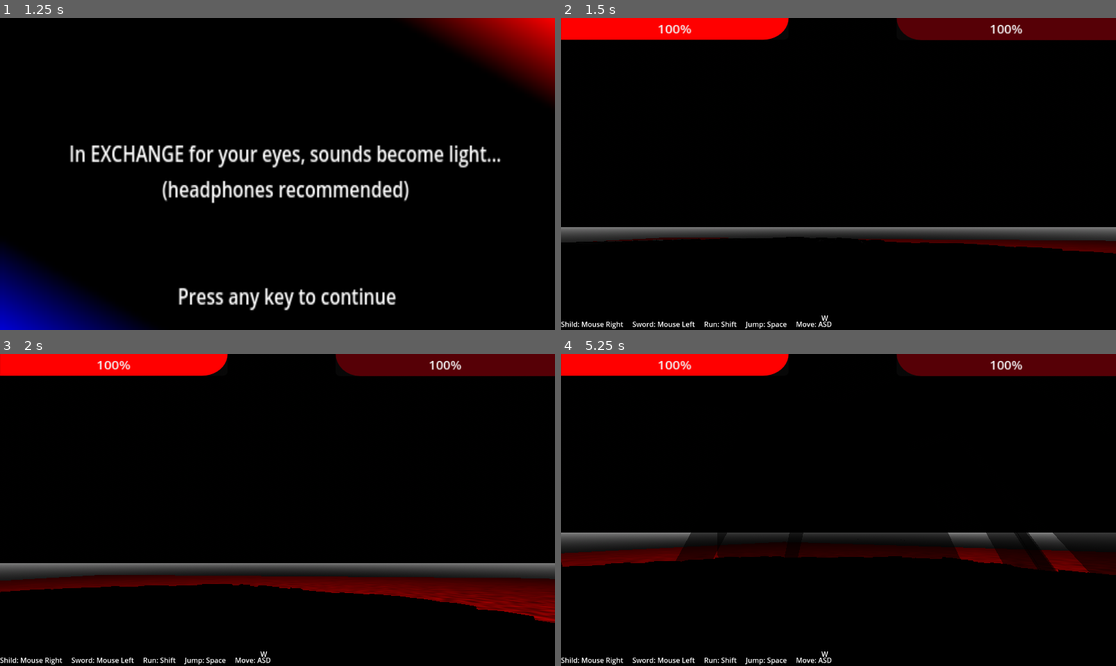
Above: before the commit, frames 1-4 (two rows, left to right).
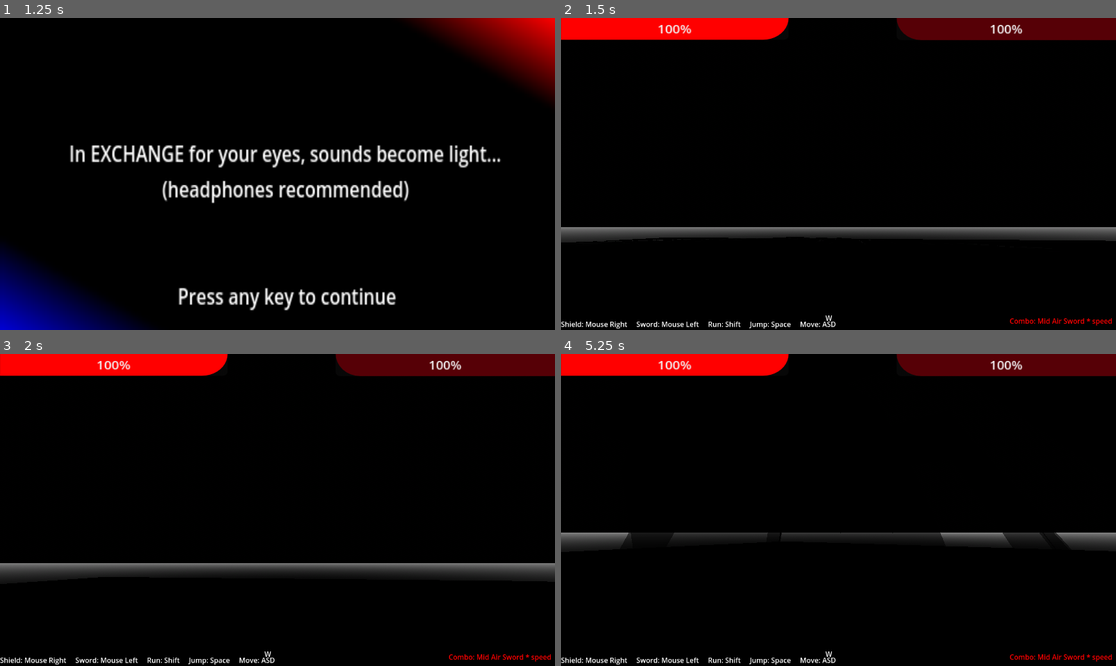
Above: after the commit, the same moments.

Repository: ruapotato/eyelander
Game: Godot game, scene res://main_menu.tscn
The game is run twice, just before and just after one commit, with the same random seed, the same clock (stepped at 60 frames per second) and the same inputs. Sound files missing from this copy of the repository are replaced by a short silence.
Inputs (mouse positions are in pixels of both pictures, inside the frame that each line leads up to):
- Up to frame 1 (1.25 s): click "Play" at 0.5 s
- Up to frame 2 (1.5 s): tap Enter at 1.25 s; move the mouse to (960, 158) at 1.27 s; press the mouse at (960, 158) at 1.28 s; hold D (right) from 1.28 s (still down); right-click (960, 158) at 1.35 s
- Up to frame 3 (2 s): keep holding D (right); tap Space (jump) at 1.52, 1.82 s
- Up to frame 4 (5.25 s): move the mouse to (810, 510) at 2.02 s; release D (right) at 2.03 s; release the mouse at (810, 510) at 2.03 s; hold W (forward) from 2.03 s (still down); click (810, 510) at 2.1 s; tap Space (jump) at 2.27, 2.3, 2.57, 2.85, 3.77, 4.07, 4.52, 4.55, 4.82 s; move the mouse to (849, 503) at 2.77 s; right-click (849, 503) at 3.05 s; move the mouse to (832, 516) at 3.52 s; right-click (832, 516) at 3.6 s; click (832, 516) at 3.8 s; move the mouse to (877, 513) at 4.27 s; hold Shift (sprint) 4.28-5.03 s; move the mouse to (794, 506) at 5.02 s; click (794, 506) at 5.1 s

Frame 1 is identical in both runs. In frame 2, 1.7% of the frame differs, in the area x 1-100%, y 70-100%; in frame 3, 6.2%, in the area x 0-100%, y 70-100%; in frame 4, 6.1%.

Commit message:
Jump Sword combo

Diff:
--- a/boss_1.gd
+++ b/boss_1.gd
@@ -11,9 +11,11 @@
 @onready var animation_tree = find_child("mesh").find_child("AnimationTree")
 @onready var butt_bone = find_child("mesh").find_child("butt_bone")
 @onready var head_bone = find_child("mesh").find_child("head_bone")
+@onready var brain_bone = find_child("mesh").find_child("brain_bone")
 #@onready var slam_effect = $slam_effect
 @onready var slam_effect = preload("res://slam_effect.tscn")
 @onready var butt = $butt
+@onready var head = $head
 @onready var spawn_next = preload("res://end_screen.tscn")
 @onready var spike = preload("res://spike.tscn")
 
@@ -130,7 +132,14 @@
 func get_target():
 	return(player.global_position + Vector3(0,.2,0))
 
+func get_head_pos():
+	return(brain_bone.global_position - Vector3(0,2,0))
+
+
 func _physics_process(delta):
+	head.global_position = get_head_pos()
+	head.global_rotation = brain_bone.global_rotation
+
 	butt.global_position = butt_bone.global_position
 	butt.global_rotation = butt_bone.global_rotation
 	new_speed = velocity
--- a/boss_1.tscn
+++ b/boss_1.tscn
@@ -32,7 +32,7 @@
 shape = SubResource("BoxShape3D_qmbaw")
 
 [node name="head" type="CollisionShape3D" parent="."]
-transform = Transform3D(1, 0, 0, 0, 1, 0, 0, 0, 1, 0, 1.11173, -3.09164)
+transform = Transform3D(1, 0, 0, 0, 1, 0, 0, 0, 1, 0, 2.654, -0.943959)
 shape = SubResource("SphereShape3D_07qtv")
 
 [node name="sounds" type="Node3D" parent="."]
--- a/boss_1_import.tscn
+++ b/boss_1_import.tscn
@@ -79,32 +79,32 @@
 [node name="boss_2" instance=ExtResource("1_ignb7")]
 
 [node name="Skeleton3D" parent="Armature" index="0"]
-bones/0/position = Vector3(1.11893, 14.0047, -9.13724)
+bones/0/position = Vector3(1.11893, 13.8706, -9.13724)
 bones/0/rotation = Quaternion(0.736164, -0.0295269, 0.0319947, 0.675401)
-bones/1/rotation = Quaternion(-0.248978, -0.171969, -0.741409, 0.598957)
+bones/1/rotation = Quaternion(-0.253965, -0.168936, -0.738728, 0.601036)
 bones/2/rotation = Quaternion(0.438268, 0.0668664, -0.295323, 0.846306)
-bones/3/rotation = Quaternion(-0.238479, 0.188577, 0.684878, 0.6622)
+bones/3/rotation = Quaternion(-0.24369, 0.185973, 0.681991, 0.664016)
 bones/4/rotation = Quaternion(0.438265, -0.0668649, 0.295321, 0.846309)
 bones/7/rotation = Quaternion(0.194838, -0.130096, 0.0755277, 0.969231)
 bones/8/rotation = Quaternion(0.198067, 0.123456, -0.0985119, 0.96738)
 bones/9/rotation = Quaternion(0.193732, 0.00977137, 0.0366219, 0.980322)
-bones/12/rotation = Quaternion(0.128129, -0.573438, -0.43728, 0.680836)
+bones/12/rotation = Quaternion(0.12124, -0.562284, -0.440942, 0.688991)
 bones/12/scale = Vector3(1.15439, 1.15439, 1.15439)
 bones/13/rotation = Quaternion(0.028987, 0.199629, -0.253802, 0.945988)
 bones/13/scale = Vector3(1.00013, 1.34351, 1.00679)
-bones/14/rotation = Quaternion(0.128131, 0.573437, 0.43728, 0.680837)
+bones/14/rotation = Quaternion(0.121236, 0.562274, 0.440945, 0.688997)
 bones/14/scale = Vector3(1.15439, 1.15439, 1.15439)
 bones/15/rotation = Quaternion(0.0289858, -0.199626, 0.253803, 0.945988)
 bones/15/scale = Vector3(1.00013, 1.34351, 1.00679)
-bones/16/rotation = Quaternion(-0.0397562, -0.538312, -0.619898, 0.569532)
+bones/16/rotation = Quaternion(-0.0454613, -0.532166, -0.620559, 0.574143)
 bones/16/scale = Vector3(1.28774, 1.28774, 1.28774)
 bones/17/rotation = Quaternion(0.077453, -0.0657471, -0.209374, 0.972543)
-bones/18/rotation = Quaternion(-0.0200534, 0.53934, 0.59858, 0.591956)
+bones/18/rotation = Quaternion(-0.0259819, 0.533405, 0.59907, 0.596589)
 bones/18/scale = Vector3(1.28774, 1.28774, 1.28774)
 bones/19/rotation = Quaternion(0.0774488, 0.065749, 0.209372, 0.972544)
-bones/20/rotation = Quaternion(-0.0713735, -0.256941, -0.576262, 0.772534)
+bones/20/rotation = Quaternion(-0.0752121, -0.252748, -0.569791, 0.778331)
 bones/21/rotation = Quaternion(0.287304, -0.0634732, -0.4826, 0.824939)
-bones/22/rotation = Quaternion(-0.0807301, 0.25798, 0.60881, 0.745842)
+bones/22/rotation = Quaternion(-0.0844218, 0.253647, 0.602619, 0.751922)
 bones/23/rotation = Quaternion(0.243098, 0.00481293, 0.535462, 0.808802)
 
 [node name="Cube" parent="Armature/Skeleton3D" index="0"]
@@ -114,14 +114,19 @@
 surface_material_override/3 = ExtResource("2_5mrau")
 
 [node name="butt_bone" type="BoneAttachment3D" parent="Armature/Skeleton3D" index="1"]
-transform = Transform3D(0.996212, -0.0866918, 0.00722172, -0.000254781, -0.0859227, -0.996305, 0.086992, 0.992523, -0.0856193, 1.11893, 14.0047, -9.13724)
+transform = Transform3D(0.996212, -0.0866917, 0.00722166, -0.000254777, -0.0859221, -0.996305, 0.0869919, 0.992523, -0.0856187, 1.11893, 13.8706, -9.13724)
 bone_name = "body"
 bone_idx = 0
 
 [node name="head_bone" type="BoneAttachment3D" parent="Armature/Skeleton3D" index="2"]
-transform = Transform3D(0.99971, -0.0241336, 0.00195792, 0.00122079, -0.0305184, -0.999536, 0.0241825, 0.999243, -0.0304805, 0.424789, 13.9796, 1.52237)
+transform = Transform3D(0.99971, -0.0241335, 0.00195787, 0.00122075, -0.0305178, -0.999536, 0.0241824, 0.999243, -0.0304799, 0.424792, 13.8455, 1.52237)
 bone_name = "head"
 bone_idx = 6
+
+[node name="brain_bone" type="BoneAttachment3D" parent="Armature/Skeleton3D" index="3"]
+transform = Transform3D(1, 0.00116056, -4.76447e-07, -5.33072e-07, 8.91031e-07, -1, -0.00116008, 0.999999, 3.85942e-07, 0.220517, 13.8706, 9.28861)
+bone_name = "body_5"
+bone_idx = 11
 
 [node name="AnimationTree" type="AnimationTree" parent="." index="2"]
 tree_root = SubResource("AnimationNodeBlendTree_bgq3b")
--- a/gui.tscn
+++ b/gui.tscn
@@ -32,15 +32,26 @@
 offset_right = 604.0
 offset_bottom = 1066.0
 scale = Vector2(1.51365, 1.54352)
-text = "Shild: Mouse Right     Sword: Mouse Left     Run: Shift     Jump: Space     Move: ASD
+text = "Shield: Mouse Right     Sword: Mouse Left     Run: Shift     Jump: Space     Move: ASD
 "
 vertical_alignment = 1
 
 [node name="Label2" type="Label" parent="."]
-offset_left = 901.0
+offset_left = 915.0
 offset_top = 1019.0
-offset_right = 1500.0
+offset_right = 1514.0
 offset_bottom = 1045.0
 scale = Vector2(1.51365, 1.54352)
 text = "W"
 vertical_alignment = 1
+
+[node name="Label3" type="Label" parent="."]
+offset_left = 1552.0
+offset_top = 1029.0
+offset_right = 2181.0
+offset_bottom = 1055.0
+scale = Vector2(1.51365, 1.54352)
+theme_override_colors/font_color = Color(1, 0, 0, 1)
+text = "Combo: Mid Air Sword * speed
+"
+vertical_alignment = 1
--- a/native/lava.tres
+++ b/native/lava.tres
@@ -37,5 +37,5 @@
 roughness_texture_channel = 4
 emission_enabled = true
 emission = Color(0.121569, 0, 0, 1)
-emission_energy_multiplier = 1.16
+emission_energy_multiplier = 0.02
 emission_texture = SubResource("NoiseTexture2D_y6810")
--- a/player.gd
+++ b/player.gd
@@ -19,7 +19,7 @@
 var mouse_sensitivity = .0035
 #var speed = 5
 var gravity = ProjectSettings.get_setting("physics/3d/default_gravity")
-var JUMP_VELOCITY = 7
+var JUMP_VELOCITY = 15
 var SPEED = 5.0
 
 var swipping = false
@@ -34,6 +34,7 @@
 var swipe_stage = 1
 
 var sword_hold_angle = 123
+var sword_center_angle = 180
 var sword_far_left_angle = 250
 var swipe_angles = {1: [sword_hold_angle, sword_far_left_angle],
 					2: [sword_far_left_angle,sword_hold_angle]}
@@ -122,6 +123,7 @@
 	# Handle Jump.
 	if Input.is_action_just_pressed("jump") and is_on_floor():
 		new_speed.y += JUMP_VELOCITY
+		swipe_stage = 1
 
 	# Get the input direction and handle the movement/deceleration.
 	# As good practice, you should replace UI actions with custom gameplay actions.
@@ -162,26 +164,33 @@
 	var swipe_done = swipe_stage > len(swipe_angles)
 	if swipe_done and sword.find_child("swing").playing:
 		sword.find_child("swing").stop()
-
 	if (swipping and not swipe_done) and not shilding:
-		var swipe_end_angle = swipe_angles[swipe_stage][0]
-		var swipe_start_angle =   swipe_angles[swipe_stage][1]
-		#print(swipe_counter)
-		swipe_counter -= delta
-		if swipe_counter <= 0:
-			swipe_counter = 0
-			swipping = false
-		else:
-			var angle_amount = swipe_counter/swipe_speed
-			var total_angles = swipe_end_angle - swipe_start_angle
-			var angle = (total_angles * angle_amount) + swipe_start_angle
-			#print(angle)
-			sword.rotation_degrees.y = angle + piv.rotation_degrees.y
-			#print(sword.rotation_degrees.y)
+		if is_on_floor():
+			var swipe_end_angle = swipe_angles[swipe_stage][0]
+			var swipe_start_angle =   swipe_angles[swipe_stage][1]
+			#print(swipe_counter)
+			swipe_counter -= delta
+			if swipe_counter <= 0:
+				swipe_counter = 0
+				swipping = false
+			else:
+				var angle_amount = swipe_counter/swipe_speed
+				var total_angles = swipe_end_angle - swipe_start_angle
+				var angle = (total_angles * angle_amount) + swipe_start_angle
+				#print(angle)
+				sword.rotation_degrees.y = angle + piv.rotation_degrees.y
+				sword.rotation.z = 0
+				#print(sword.rotation_degrees.y)
+		if swipping and not shilding and not is_on_floor():
+			#if new_speed.y < 0:
+			sword.rotation_degrees.y = lerp(sword.rotation_degrees.y, sword_center_angle + piv.rotation_degrees.y, .2)
+			#sword.rotate_object_local(Vector3(0,0,1), .5)
+			sword.rotation.z = lerp(sword.rotation.z , 1.5, .2)
 	if (not swipping or swipe_done) and not shilding:
 		#sword.rotation.y = lerp_angle(sword.rotation.y, atan2(-direction.x, -direction.z), .2)
 		#if not Input.is_action_pressed("swipe"):
 		sword.rotation_degrees.y = sword_hold_angle + piv.rotation_degrees.y
+		sword.rotation.z = 0
 		if Input.is_action_pressed("swipe"):
 			swipe_stage += 1
 			#print(swipe_stage)
--- a/project.godot
+++ b/project.godot
@@ -72,4 +72,4 @@
 
 [physics]
 
-3d/default_gravity=16.0
+3d/default_gravity=25.0
--- a/sword.gd
+++ b/sword.gd
@@ -7,6 +7,8 @@
 var init_rot
 var knockback_strength = 10
 var damage = 50.0
+var jump_damage = 10
+
 # Called when the node enters the scene tree for the first time.
 func _ready():
 	#contact_monitor = true
@@ -41,6 +43,12 @@
 func get_target():
 	return(get_parent().get_parent().find_child("boss_1").global_position + Vector3(0,.5,0))
 
+func get_damage():
+	if not get_parent().is_on_floor():
+		return(get_parent().velocity.length() * jump_damage)
+	else:
+		return(damage)
+
 func _on_body_entered(body):
 	#print( body.name)
 	if "spike" in body.name:
@@ -57,7 +65,7 @@
 			print("Spike hit!!!")
 			body.bad = false
 	if body.name == "butt":
-		body.get_parent().damage_todo += damage
+		body.get_parent().damage_todo += get_damage()
 
 		var knockback_direction = global_position.direction_to(body.global_position)
 		var knockback_force
